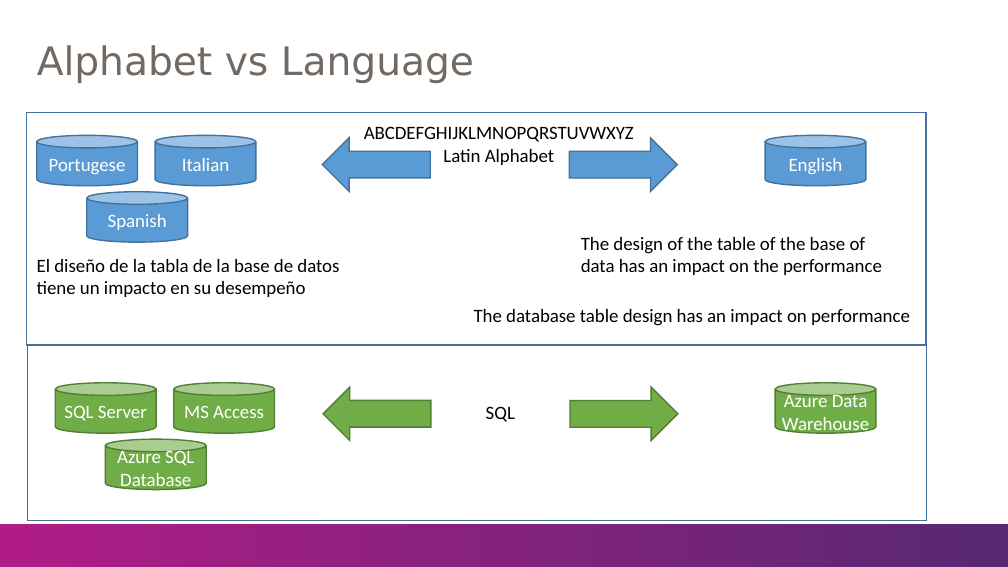
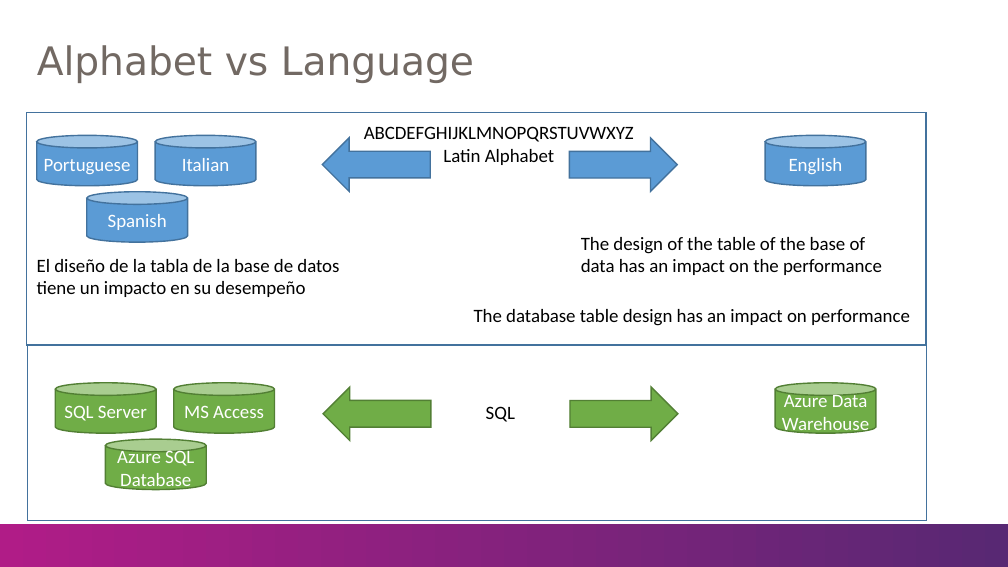
Before and after one commit to BSWolfset/PresentationSlidedecks, a slide deck: slide 2 of DesigningForADWPerformance.pptx. Drawn at 1008x567 pixels with LibreOffice and Linux fonts; fonts in the diff are those of the drawing; background and template pictures are left out. Boxes give left, top, right and bottom in pixels: in the first picture for what was removed or moved away, otherwise in the second. Text is boxed around its words. In the diff, an @@ line names an element or a change of style, - is before the commit and + after.

```diff
--- a/DesigningForADWPerformance.pptx
+++ b/DesigningForADWPerformance.pptx
@@ text in cylinder at (44,159,131,174): text changed @@
-Portugese
+Portuguese
```
Also in this commit, not shown: 2 other slides changed.
